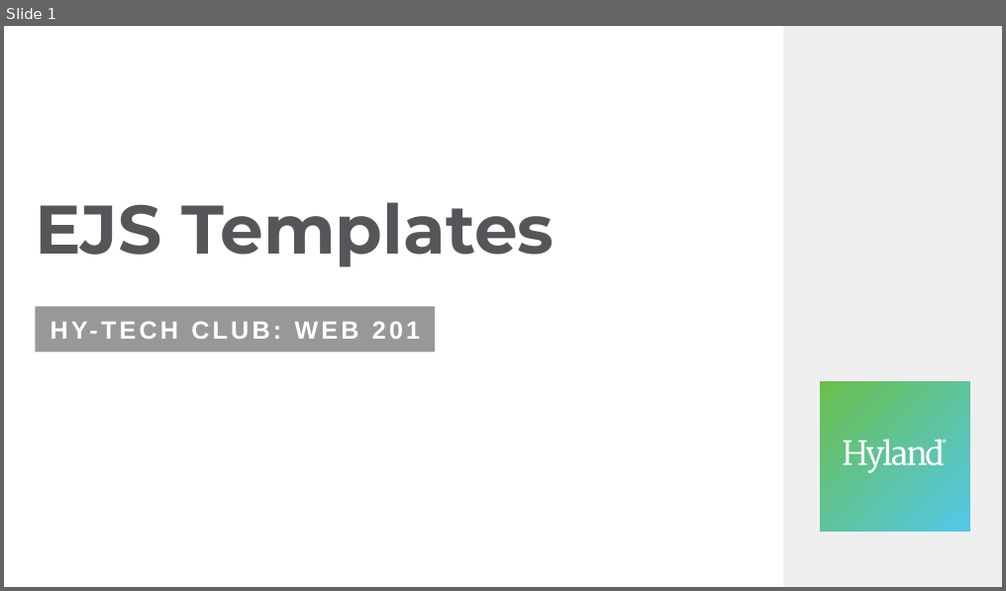
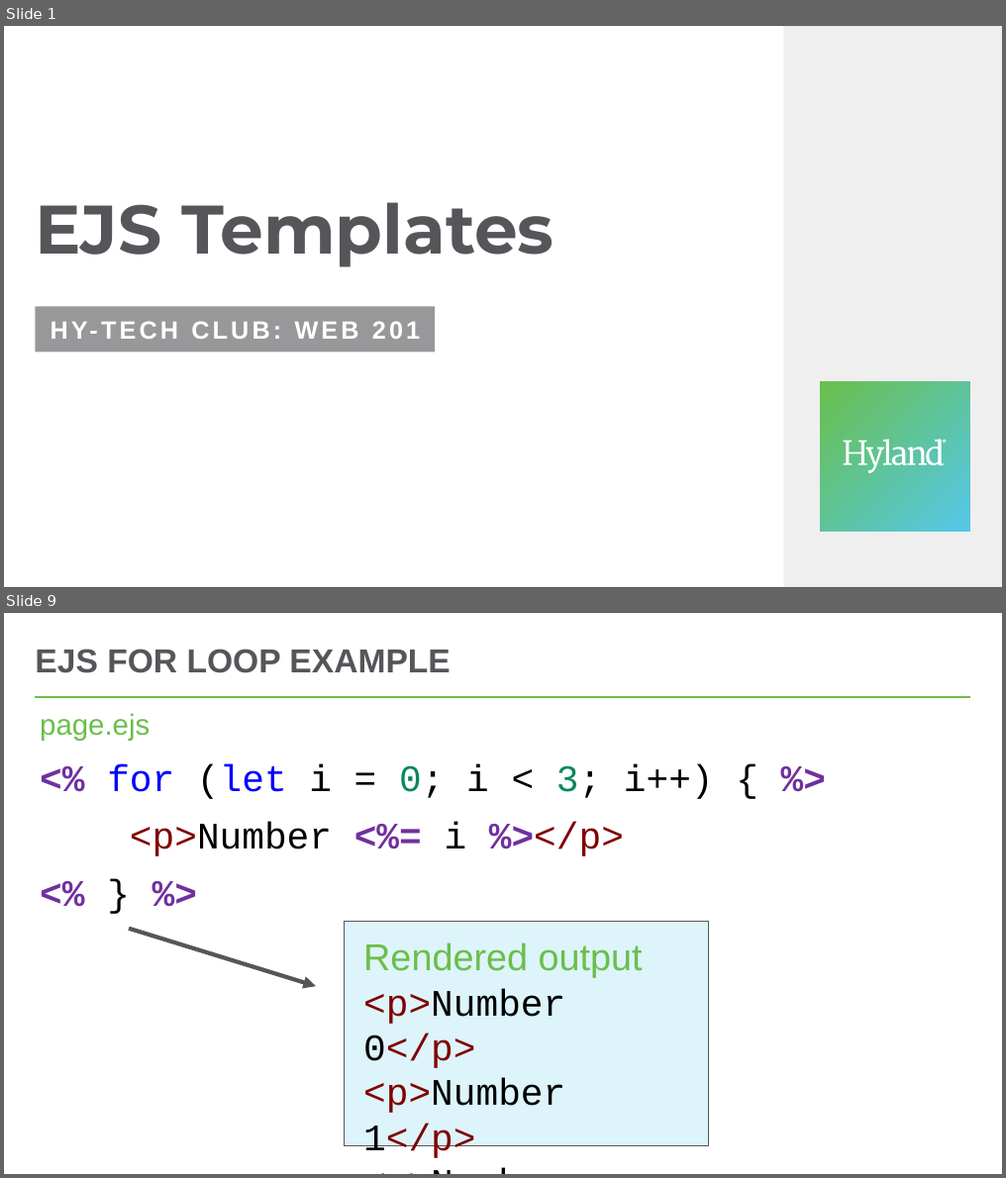
Before and after one commit to hytechclub/web-201, a slide deck: EjsTemplates/EjsTemplates.pptx. Shown one above the other, each under a label of ours: slide 1 before the commit, slides 1 and 9 after it; the slides between them are not shown. The pictures are 1006x591 and 1006x1178 pixels, drawn with LibreOffice and Linux fonts; fonts in the diff are those of the drawing. Boxes give left, top, right and bottom in pixels: in the first picture for what was removed or moved away, otherwise in the second. Text is boxed around its words. In the diff, an @@ line names an element or a change of style, - is before the commit and + after.

```diff
--- a/EjsTemplates/EjsTemplates.pptx
+++ b/EjsTemplates/EjsTemplates.pptx
@@ slide 9 added at (x1=4, y1=613, x2=1002, y2=1174), background #FFFFFF @@
@@ title added at (x1=35, y1=649, x2=450, y2=673), 32 pt, text #56565A, bold @@
+EJS FOR LOOP EXAMPLE
@@ line added from (36, 697) to (971, 697), #54C8E8 2.25 pt @@
@@ text added at (x1=40, y1=713, x2=714, y2=857), 36 pt, text #000000 @@
+page.ejs
+<% for (let i = 0; i < 3; i++) { %>
+<p>Number <%= i %></p>
+<% } %>
@@ arrow added from (129, 929) to (316, 986), #56565A 4 pt @@
@@ rectangle added at (x1=344, y1=922, x2=709, y2=1146), fill #DDF4FA, outline #56565A 1 pt, 36 pt, text #800000 @@
+Rendered output
+<p>Number 0</p>
+<p>Number 1</p>
+<p>Number 2</p>
```
Also in this commit, not shown: 2 slides changed, 5 other slides added, 2 slides removed, 1 other file.
